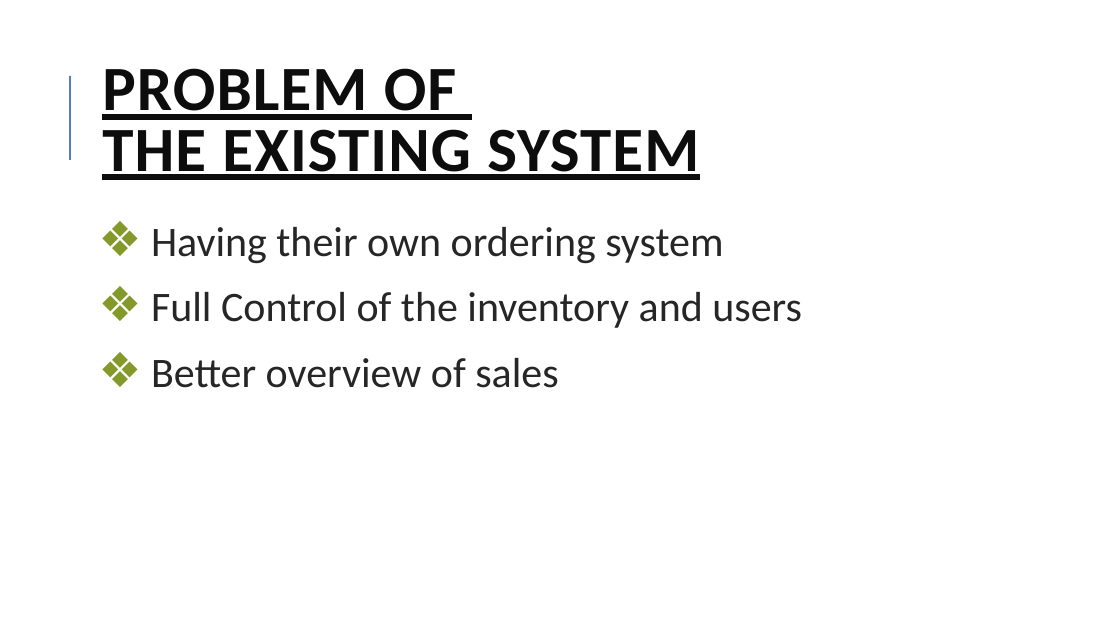
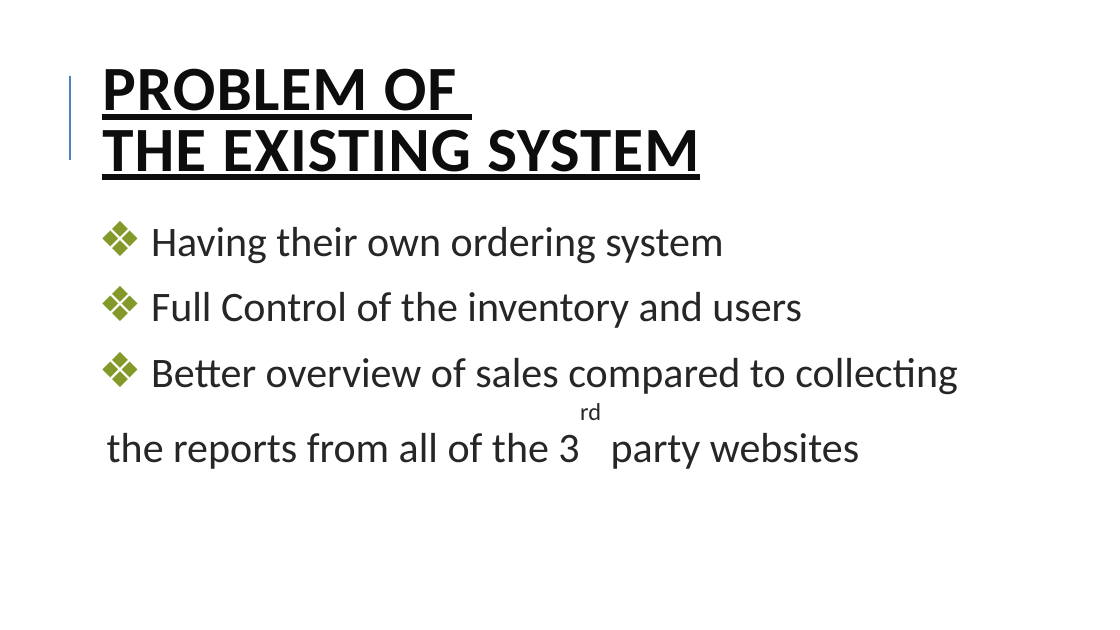
Before and after one commit to Bryan-A-Rojas/YP-Powertools-Website, a slide deck: slide 7 of YP POWERTOOLS.pptx. Drawn at 1120x630 pixels with LibreOffice and Linux fonts; fonts in the diff are those of the drawing; background and template pictures are left out. Boxes give left, top, right and bottom in pixels: in the first picture for what was removed or moved away, otherwise in the second. Text is boxed around its words. In the diff, an @@ line names an element or a change of style, - is before the commit and + after.

```diff
--- a/YP POWERTOOLS.pptx
+++ b/YP POWERTOOLS.pptx
@@ text at (x1=107, y1=358, x2=958, y2=469): text changed @@
-❖ Better overview of sales
+❖ Better overview of sales compared to collecting the reports from all of the 3rd party websites
```
Also in this commit, not shown: 1 other slide changed, 7 other files.
